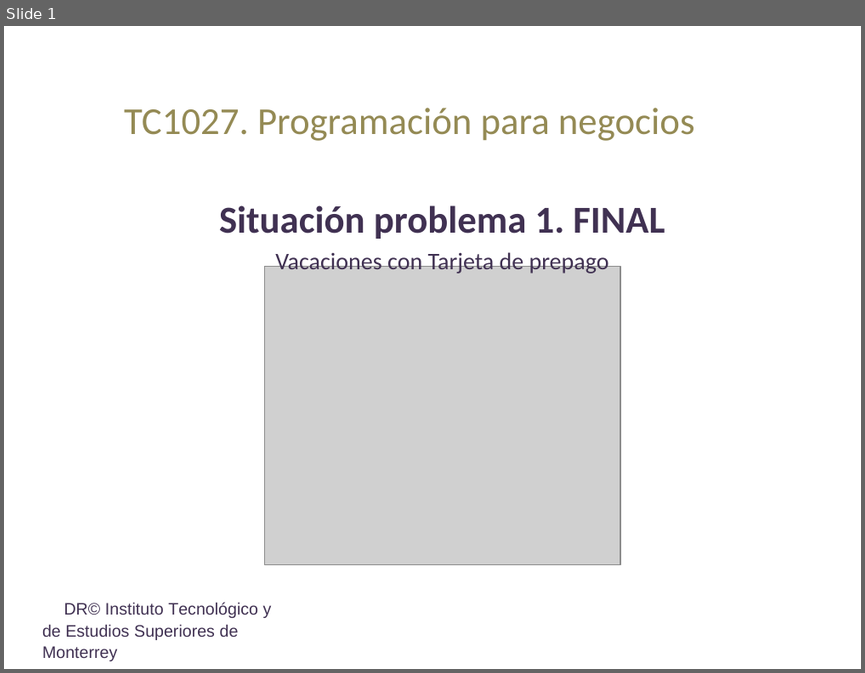
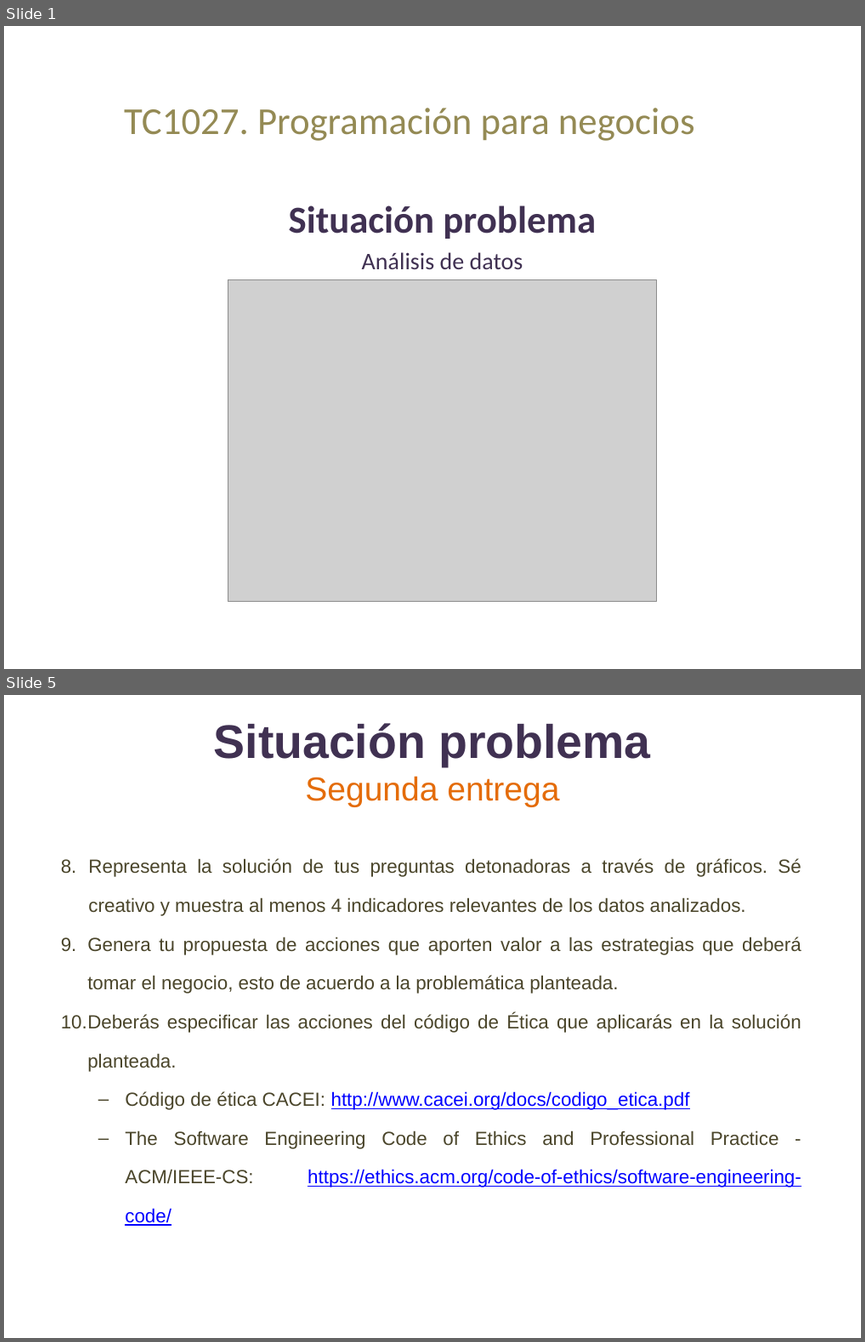
Before and after one commit to lizetheP/Programacion, a slide deck: CalendarioAgo2022/proyecto/SITUACION_PROBLEMA.pptx. Shown one above the other, each under a label of ours: slide 1 before the commit, slides 1 and 5 after it; the slides between them are not shown. The pictures are 865x673 and 865x1342 pixels, drawn with LibreOffice and Linux fonts; fonts in the diff are those of the drawing; grey boxes stand for pictures. Boxes give left, top, right and bottom in pixels: in the first picture for what was removed or moved away, otherwise in the second. Text is boxed around its words. In the diff, an @@ line names an element or a change of style, - is before the commit and + after.

```diff
--- a/CalendarioAgo2022/proyecto/SITUACION_PROBLEMA.pptx
+++ b/CalendarioAgo2022/proyecto/SITUACION_PROBLEMA.pptx
@@ slide 5 added at [4,695,861,1338], background #FFFFFF @@
@@ title added at [214,723,650,807], 39.6 pt, text #403152, bold @@
+Situación problema
+Segunda entrega
@@ text added at [61,858,801,1187], 16 pt, text #4A452A @@
+8. Representa la solución de tus preguntas detonadoras a través de gráficos. Sé creativo y muestra al menos 4 indicadores relevantes de los datos analizados.
+9. Genera tu propuesta de acciones que aporten valor a las estrategias que deberá tomar el negocio, esto de acuerdo a la problemática planteada.
+10. Deberás especificar las acciones del código de Ética que aplicarás en la solución planteada.
+  – Código de ética CACEI: http://www.cacei.org/docs/codigo_etica.pdf
+  – The Software Engineering Code of Ethics and Professional Practice - ACM/IEEE-CS: https://ethics.acm.org/code-of-ethics/software-engineering-code/
@@ slide 1 changed as well @@
@@ subtitle at [289,205,596,269]: text changed; size 20 to 32 pt; bold on @@
-Situación problema 1. FINAL
-Vacaciones con Tarjeta de prepago
+Situación problema
+Análisis de datos
@@ picture: place and size @@
-picture at [264,267,621,565]
+picture at [228,279,657,601]
@@ text removed at [42,601,272,661] @@
-DR© Instituto Tecnológico y de Estudios Superiores de Monterrey
```
Also in this commit, not shown: 2 other slides changed, 14 other slides added, 7 slides removed, 5 other files.
